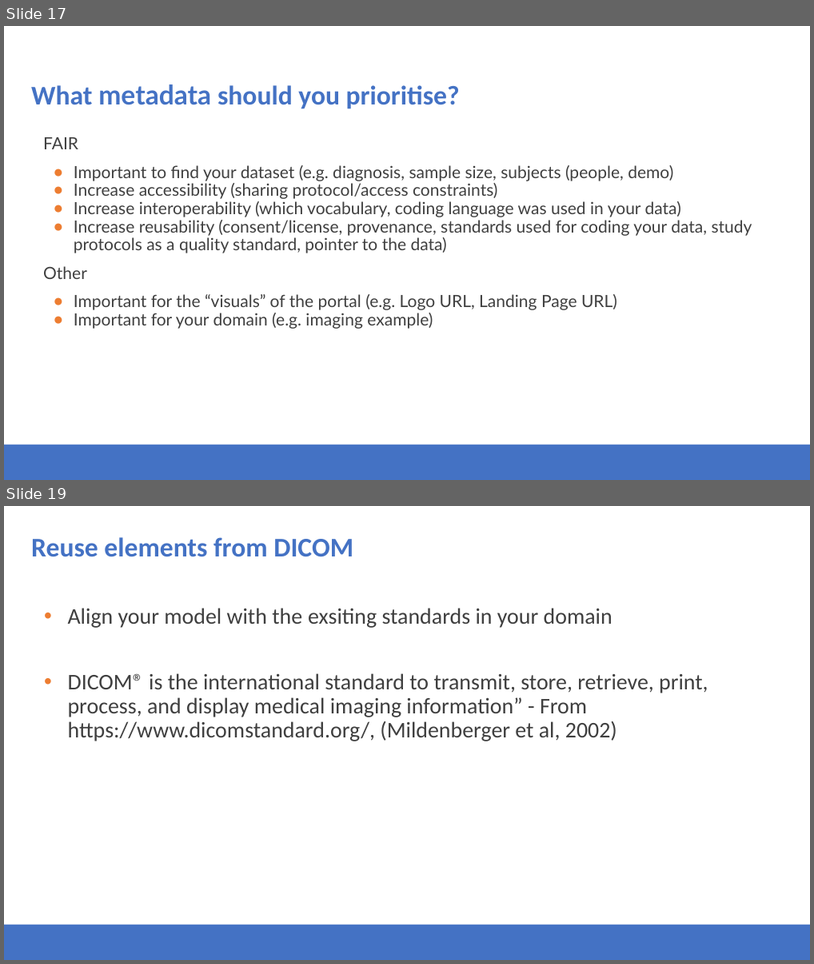
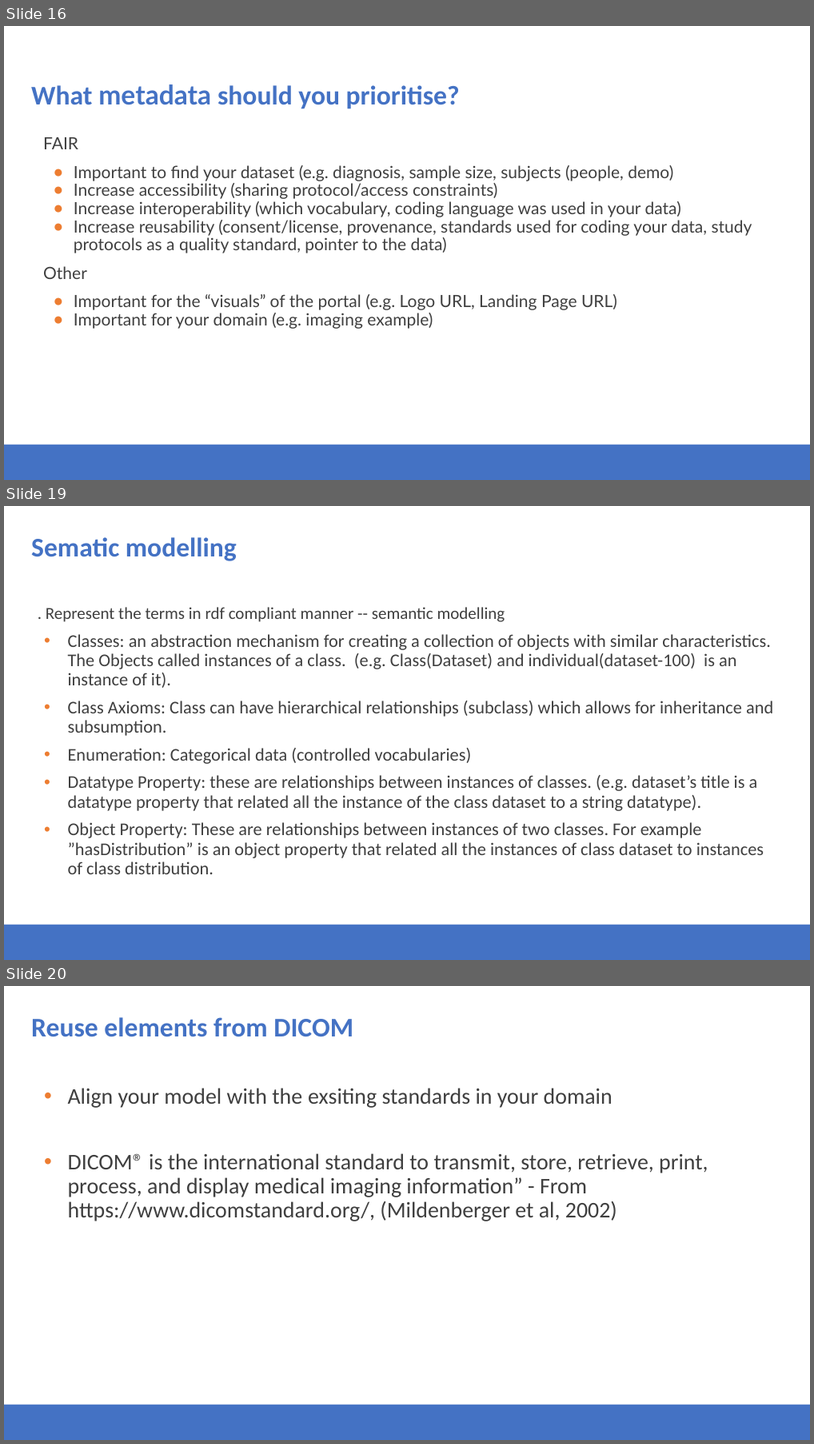
Before and after one commit to Health-RI/health-ri-metadata, a slide deck: Presentations/31082023HRI_Metadata_Schema_ImagingGroup_KickOff.pptx. Shown one above the other, each under a label of ours: slides 17 and 19 before the commit, slides 16, 19 and 20 after it; the slides between them are not shown. The pictures are 814x964 and 814x1444 pixels, drawn with LibreOffice and Linux fonts; fonts in the diff are those of the drawing; background and template pictures are left out. Boxes give left, top, right and bottom in pixels: in the first picture for what was removed or moved away, otherwise in the second. Text is boxed around its words. In the diff, an @@ line names an element or a change of style, - is before the commit and + after.

```diff
--- a/Presentations/31082023HRI_Metadata_Schema_ImagingGroup_KickOff.pptx
+++ b/Presentations/31082023HRI_Metadata_Schema_ImagingGroup_KickOff.pptx
@@ slide 19 added at [4, 506, 810, 960], background #FFFFFF; not listed: 1 template element that a slide beside it also shows @@
@@ title added at [31, 537, 237, 561], 32 pt, text #4472C4, bold @@
+Sematic modelling
@@ text added at [46, 607, 774, 874], 21.3 pt, text #3F3F3F @@
+. Represent the terms in rdf compliant manner -- semantic modelling
+• Classes: an abstraction mechanism for creating a collection of objects with similar characteristics. The Objects called instances of a class. (e.g. Class(Dataset) and individual(dataset-100) is an instance of it).
+• Class Axioms: Class can have hierarchical relationships (subclass) which allows for inheritance and subsumption.
+• Enumeration: Categorical data (controlled vocabularies)
+• Datatype Property: these are relationships between instances of classes. (e.g. dataset’s title is a datatype property that related all the instance of the class dataset to a string datatype).
+• Object Property: These are relationships between instances of two classes. For example ”hasDistribution” is an object property that related all the instances of class dataset to instances of class distribution.
@@ what was slide 17 is now slide 16 @@
@@ what was slide 19 is now slide 20 @@
```
Also in this commit, not shown: 3 slides changed, 1 other slide added, 1 other file.
